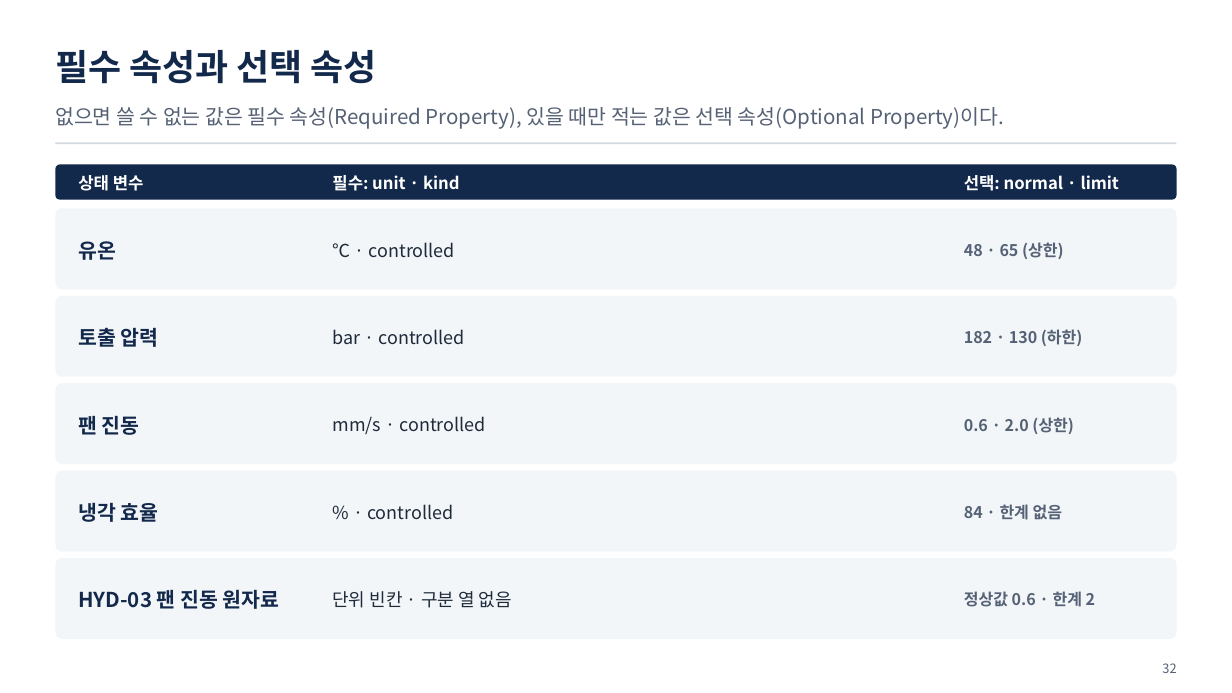
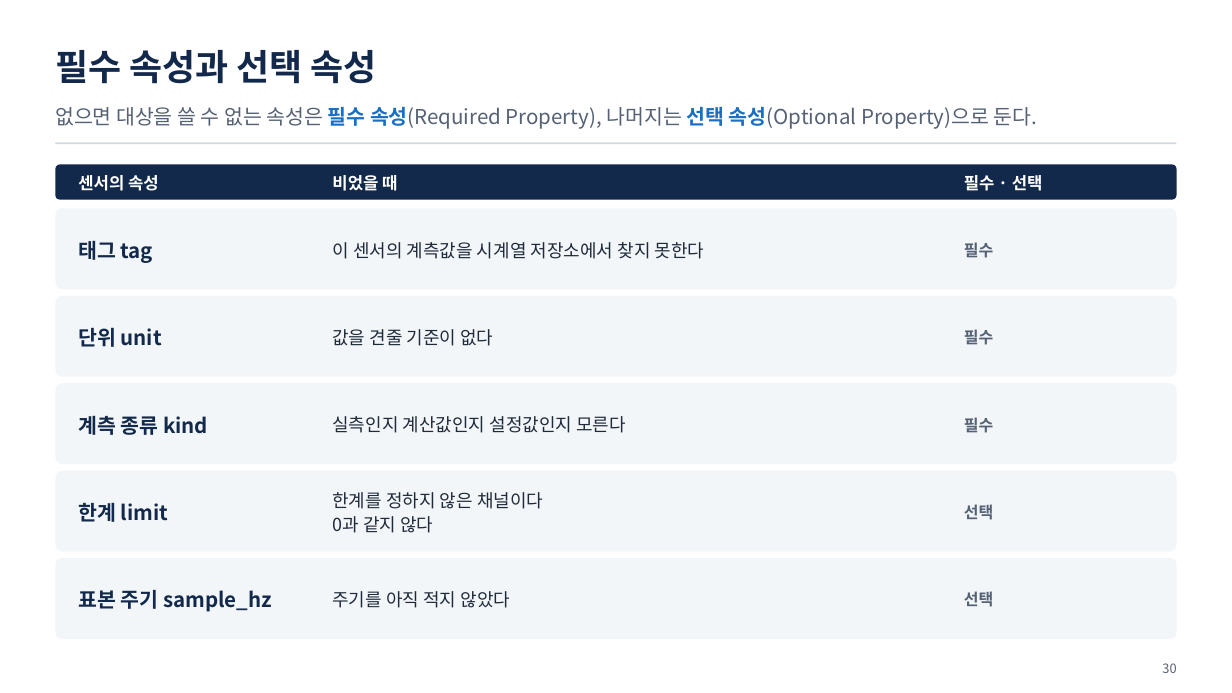
Before and after one commit to uengine-oss/hyd-iot-edu, a slide deck: slide 30 of workspace/강의제작/산출물/통합반/이론/02회차/통합반_02일차.pptx (slide 32 before the commit). Drawn at 1232x693 pixels with LibreOffice and Linux fonts; fonts in the diff are those of the drawing. Boxes give left, top, right and bottom in pixels: in the first picture for what was removed or moved away, otherwise in the second. Text is boxed around its words. In the diff, an @@ line names an element or a change of style, - is before the commit and + after.

Commit message:
통합 2회차 이론 덱 새 판 70장(화면 확정 2026-11-11, PPTX d208a7fc): 차례부터 새로 짜 원고 · 그림 15 · PPTX · 구성.json 장 범위 · 과정 README 확정 칸 · 빌더 코드 상자 배치(코드 높이에 맞춰 세로 가운데) · 공통 C-3과 덱 D-5에 AI 티 기준 · 덱 함정(시트.py 출력 자리) · CLAUDE.md 6절 줄 끝 함정 · 사실표 2.7 가리킴 4.5절 ② · 남은일 2회차 실라버스 어긋남 줄

```diff
--- a/workspace/강의제작/산출물/통합반/이론/02회차/통합반_02일차.pptx
+++ b/workspace/강의제작/산출물/통합반/이론/02회차/통합반_02일차.pptx
@@ text at (55, 106, 1037, 129): text changed @@
-없으면 쓸 수 없는 값은 필수 속성(Required Property), 있을 때만 적는 값은 선택 속성(Optional Property)이다.
+없으면 대상을 쓸 수 없는 속성은 필수 속성(Required Property), 나머지는 선택 속성(Optional Property)으로 둔다.
@@ text at (78, 175, 159, 191): text changed @@
-상태 변수
+센서의 속성
@@ text at (332, 175, 397, 191): text changed @@
-필수: unit · kind
+비었을 때
@@ text at (964, 175, 1043, 191): text changed @@
-선택: normal · limit
+필수 · 선택
@@ text at (78, 240, 153, 263): text changed @@
-유온
+태그 tag
@@ text at (332, 242, 705, 259): text changed @@
-℃ · controlled
+이 센서의 계측값을 시계열 저장소에서 찾지 못한다
@@ text at (964, 242, 993, 258): text changed @@
-48 · 65 (상한)
+필수
@@ text at (78, 327, 162, 347): text changed @@
-토출 압력
+단위 unit
@@ text at (332, 329, 493, 346): text changed @@
-bar · controlled
+값을 견줄 기준이 없다
@@ text at (964, 329, 993, 345): text changed @@
-182 · 130 (하한)
+필수
@@ text at (78, 415, 208, 435): text changed @@
-팬 진동
+계측 종류 kind
@@ text at (332, 416, 626, 433): text changed @@
-mm/s · controlled
+실측인지 계산값인지 설정값인지 모른다
@@ text at (964, 417, 993, 433): text changed @@
-0.6 · 2.0 (상한)
+필수
@@ text at (78, 502, 168, 522): text changed @@
-냉각 효율
+한계 limit
@@ text at (332, 492, 543, 533): text changed @@
-% · controlled
+한계를 정하지 않은 채널이다
+0과 같지 않다
@@ text at (964, 504, 993, 520): text changed @@
-84 · 한계 없음
+선택
@@ text at (78, 589, 272, 612): text changed @@
-HYD-03 팬 진동 원자료
+표본 주기 sample_hz
@@ text at (332, 591, 510, 608): text changed @@
-단위 빈칸 · 구분 열 없음
+주기를 아직 적지 않았다
@@ text at (964, 591, 993, 607): text changed @@
-정상값 0.6 · 한계 2
+선택
@@ text at (1162, 663, 1176, 673): text changed @@
-32
+30
```
Also in this commit, not shown: 28 other slides changed, 40 slides added, 50 slides removed, 25 other files.
